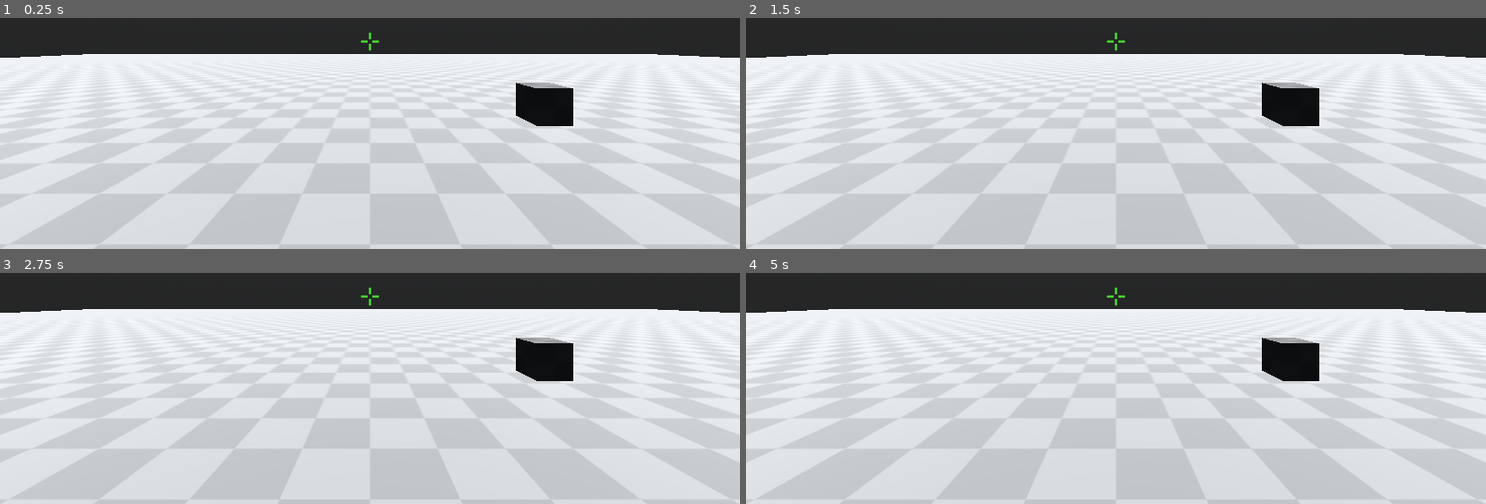
Above: before the commit, frames 1-4 (two rows, left to right).
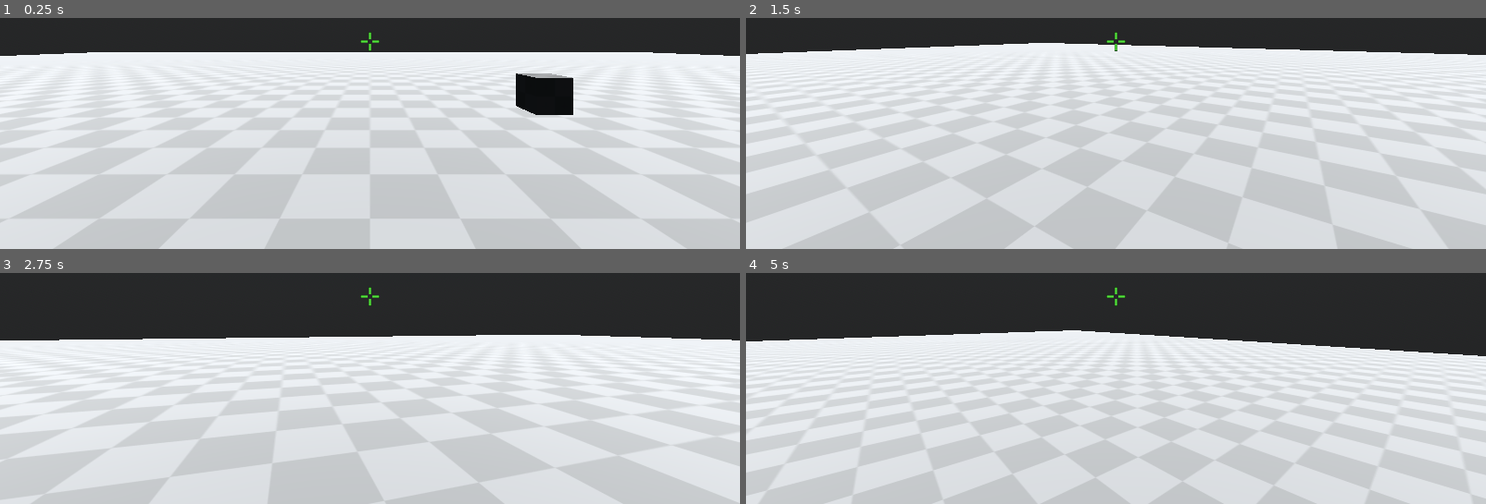
Above: after the commit, the same moments.

Repository: rqmaot/godot3d
Game: Godot game, scene res://scenes/world.tscn
The game is run twice, just before and just after one commit, with the same random seed, the same clock (stepped at 60 frames per second) and the same inputs.
Inputs (mouse positions are in pixels of both pictures, inside the frame that each line leads up to):
- Up to frame 1 (0.25 s): no input
- Up to frame 2 (1.5 s): move the mouse to (1153, 38) at 0.52 s; hold Up (ui_up) from 0.53 s (still down); click (1153, 38) at 0.6 s; tap Space (ui_select) at 0.77 s; right-click (1153, 38) at 0.8 s; move the mouse to (1079, 43) at 1.27 s; right-click (1079, 43) at 1.35 s
- Up to frame 3 (2.75 s): keep holding Up (ui_up); tap Space (ui_select) at 1.52 s; click (333, 298) at 1.55 s; move the mouse to (384, 289) at 2.02 s; click (384, 289) at 2.1 s; right-click (384, 289) at 2.3 s
- Up to frame 4 (5 s): keep holding Up (ui_up); move the mouse to (1108, 303) at 2.77 s; right-click (1108, 303) at 2.85 s; tap Space (ui_select) at 3.02, 3.77, 4.52 s; click (1108, 303) at 3.05 s; move the mouse to (1167, 300) at 3.52 s; click (1167, 300) at 3.6 s; right-click (1167, 300) at 3.8 s; move the mouse to (1056, 291) at 4.27 s; right-click (1056, 291) at 4.35 s; click (1056, 291) at 4.55 s

The runs differ from the first frame. In frame 1, 5.7% of the frame differs, in the area x 0-100%, y 14-79%; in frame 2, 12%; in frame 3, 30%, in the area x 0-100%, y 15-100%; in frame 4, 27%.
Error before the commit: Parse Error: Expected an expression after "=". (res://scripts/player.gd:25)

Commit message:
add hooks (drawing lines, no physics yet)

Diff:
--- a/project.godot
+++ b/project.godot
@@ -49,3 +49,13 @@
 , Object(InputEventKey,"resource_local_to_scene":false,"resource_name":"","device":-1,"window_id":0,"alt_pressed":false …(183 unchanged characters)…
 ]
 }
+left_mb={
+"deadzone": 0.5,
+"events": [Object(InputEventMouseButton,"resource_local_to_scene":false,"resource_name":"","device":-1,"window_id":0,"alt_pressed":false,"shift_pressed":false,"ctrl_pressed":false,"meta_pressed":false,"button_mask":1,"position":Vector2(185, 10),"global_position":Vector2(194, 56),"factor":1.0,"button_index":1,"canceled":false,"pressed":true,"double_click":false,"script":null)
+]
+}
+right_mb={
+"deadzone": 0.5,
+"events": [Object(InputEventMouseButton,"resource_local_to_scene":false,"resource_name":"","device":-1,"window_id":0,"alt_pressed":false,"shift_pressed":false,"ctrl_pressed":false,"meta_pressed":false,"button_mask":2,"position":Vector2(253, 12),"global_position":Vector2(262, 58),"factor":1.0,"button_index":2,"canceled":false,"pressed":true,"double_click":false,"script":null)
+]
+}
--- /dev/null
+++ b/scenes/wire.gd
@@ -0,0 +1,46 @@
+extends Node3D
+
+const pts := []
+
+# Called when the node enters the scene tree for the first time.
+func _ready() -> void:
+	pass # Replace with function body.
+
+# Called every frame. 'delta' is the elapsed time since the previous frame.
+func _process(delta: float) -> void:
+	pass
+
+func draw_line(from, to):
+	var mesh_instance := MeshInstance3D.new()
+	var cylinder_mesh := CylinderMesh.new()
+	var material := ORMMaterial3D.new()
+
+	mesh_instance.mesh = cylinder_mesh
+	mesh_instance.cast_shadow = GeometryInstance3D.SHADOW_CASTING_SETTING_OFF
+	mesh_instance.position = (from + to) * 0.5
+	var dir = (from - to).normalized()
+	const up = Vector3(0, 1, 0)
+	if dir == -up:
+		mesh_instance.rotation = Vector3(PI, 0, 0)
+	else:
+		mesh_instance.rotation = Basis(up, dir).get_euler()
+
+	#immediate_mesh.surface_begin(Mesh.PRIMITIVE_LINES, material)
+	#immediate_mesh.surface_add_vertex(from)
+	#immediate_mesh.surface_add_vertex(to)
+	#immediate_mesh.surface_end()
+
+	var dx = from.x - to.x
+	var dy = from.y - to.y
+	var dz = from.z - to.z
+	var d = sqrt(dx * dx + dy * dy + dz * dz)
+	cylinder_mesh.height = d
+
+	material.shading_mode = BaseMaterial3D.SHADING_MODE_UNSHADED
+	material.albedo_color = Color.BLACK
+
+	get_tree().get_root().add_child(mesh_instance)
+	return mesh_instance
+
+func draw():
+	pass
--- a/scenes/wire.tscn
+++ b/scenes/wire.tscn
@@ -1,15 +1,6 @@
-[gd_scene load_steps=3 format=3 uid="uid://bxfodfp7y41u5"]
+[gd_scene load_steps=2 format=3 uid="uid://bxfodfp7y41u5"]
 
-[sub_resource type="StandardMaterial3D" id="StandardMaterial3D_4peip"]
-albedo_color = Color(0.357885, 0.419121, 0.455947, 1)
-
-[sub_resource type="CylinderMesh" id="CylinderMesh_kf2s7"]
-material = SubResource("StandardMaterial3D_4peip")
+[ext_resource type="Script" path="res://scenes/wire.gd" id="1_c8lrj"]
 
 [node name="Wire" type="Node3D"]
-
-[node name="MeshInstance3D" type="MeshInstance3D" parent="."]
-transform = Transform3D(0.015, 0, 0, 0, 1, 0, 0, 0, 0.015, 0, 0, 0)
-mesh = SubResource("CylinderMesh_kf2s7")
-
-[node name="ConeTwistJoint3D" type="ConeTwistJoint3D" parent="."]
+script = ExtResource("1_c8lrj")
--- a/scenes/world.tscn
+++ b/scenes/world.tscn
@@ -34,6 +34,7 @@
 ambient_light_color = Color(1, 1, 1, 1)
 
 [node name="World" type="Node3D"]
+transform = Transform3D(1, 0, 0, 0, 1, 0, 0, 0, 1, 0, 0.55658, 0)
 script = ExtResource("1_0c7sn")
 
 [node name="Player" parent="." instance=ExtResource("1_7aaj2")]
--- a/scripts/player.gd
+++ b/scripts/player.gd
@@ -2,16 +2,30 @@
 
 const SPEED = 5.0
 const JUMP_VELOCITY = 4.5
+
+const GRAPPLE_DISTANCE = 20.0
+const LEFT_HOOK = Vector3(-0.55, 0, 0)
+const RIGHT_HOOK = Vector3(0.55, 0, 0)
+
 const SENSITIVITY = 0.01
-const GRAPPLE_DISTANCE = 20.0
+const CAM_RADIUS = 0
+const CAM_OFFSET = Vector3(0, 0.555, 0)
 
 @onready var cam: Camera3D = $Camera3D
 @onready var look_raycast: RayCast3D = $Camera3D/LookRaycast
+
+var left_grappled := false
+var left_wire = null
+var left_hooked_to = Vector3(0, 0, 0)
+var right_grappled := false
+var right_wire = null
+var right_hooked_to = Vector3(0, 0, 0)
 
 func _ready():
 	process_mode = Node.PROCESS_MODE_PAUSABLE
 	look_raycast.add_exception(self)
 	look_raycast.target_position = Vector3(0, 0, -1) * GRAPPLE_DISTANCE
+	cam.position.z = CAM_RADIUS
 
 func _input(event):
 	if event is InputEventMouseMotion:
@@ -20,9 +34,24 @@
 		rotate_object_local(Vector3(0, -1, 0), rot_x)
 		cam.rotate_object_local(Vector3(-1, 0, 0), rot_y)
 		cam.rotation.x = clamp(cam.rotation.x, -PI/2, PI/2)
+		cam.position.y = CAM_RADIUS * sin(-cam.rotation.x) + CAM_OFFSET.y
+		cam.position.z = CAM_RADIUS * cos(-cam.rotation.x) + CAM_OFFSET.z
 
-func create_line(from, to, to_obj):
-	line =
+func _process(delta):
+	if not left_grappled and left_wire != null:
+		get_tree().get_root().remove_child(left_wire)
+		left_wire = null
+	if not right_grappled and right_wire != null:
+		get_tree().get_root().remove_child(right_wire)
+		right_wire = null
+	if left_wire != null:
+		update_mesh(left_wire, to_global(LEFT_HOOK), left_hooked_to)
+		if get_distance_between(to_global(LEFT_HOOK), left_hooked_to) > GRAPPLE_DISTANCE + 1.0:
+			left_grappled = false
+	if right_wire != null:
+		update_mesh(right_wire, to_global(RIGHT_HOOK), right_hooked_to)
+		if get_distance_between(to_global(RIGHT_HOOK), right_hooked_to) > GRAPPLE_DISTANCE + 1.0:
+			right_grappled = false
 
 func _physics_process(delta: float) -> void:
 
@@ -45,4 +74,63 @@
 		velocity.x = move_toward(velocity.x, 0, SPEED)
 		velocity.z = move_toward(velocity.z, 0, SPEED)
 
+	if look_raycast.is_colliding():
+		if Input.is_action_just_pressed("left_mb"):
+			left_grappled = true
+			left_hooked_to = look_raycast.get_collision_point()
+			left_wire = grapple(LEFT_HOOK, look_raycast.get_collision_point())
+		if Input.is_action_just_pressed("right_mb"):
+			right_grappled = true
+			right_hooked_to = look_raycast.get_collision_point()
+			right_wire = grapple(RIGHT_HOOK, look_raycast.get_collision_point())
+	if Input.is_action_just_released("left_mb"):
+		left_grappled = false
+	if Input.is_action_just_released("right_mb"):
+		right_grappled = false
+
 	move_and_slide()
+
+func grapple(from, to):
+	return draw_line(to_global(from), to)
+
+func update_mesh(mesh, from, to):
+	mesh.rotation = get_rotation_between(from, to)
+	mesh.mesh.height = get_distance_between(from, to)
+	mesh.position = (from + to) * 0.5
+
+func get_rotation_between(from, to):
+	var dir = (from - to).normalized()
+	const up = Vector3(0, 1, 0)
+	if dir == up:
+		return Vector3(0, 0, 0)
+	elif dir == -up:
+		return Vector3(PI, 0, 0)
+	else:
+		return Basis(Quaternion(up, dir)).get_euler()
+
+func get_distance_between(from, to):
+	var dx = from.x - to.x
+	var dy = from.y - to.y
+	var dz = from.z - to.z
+	return sqrt(dx * dx + dy * dy + dz * dz)
+
+func draw_line(from, to):
+	var mesh_instance := MeshInstance3D.new()
+	var cylinder_mesh := CylinderMesh.new()
+	var material := ORMMaterial3D.new()
+
+	mesh_instance.mesh = cylinder_mesh
+	mesh_instance.cast_shadow = GeometryInstance3D.SHADOW_CASTING_SETTING_OFF
+	mesh_instance.position = (from + to) * 0.5
+	mesh_instance.rotation = get_rotation_between(from, to)
+
+	cylinder_mesh.height = get_distance_between(from, to)
+	cylinder_mesh.top_radius = 0.025
+	cylinder_mesh.bottom_radius = 0.025
+
+	material.shading_mode = BaseMaterial3D.SHADING_MODE_UNSHADED
+	material.albedo_color = Color.BLACK
+	cylinder_mesh.material = material
+
+	get_tree().get_root().add_child(mesh_instance)
+	return mesh_instance
